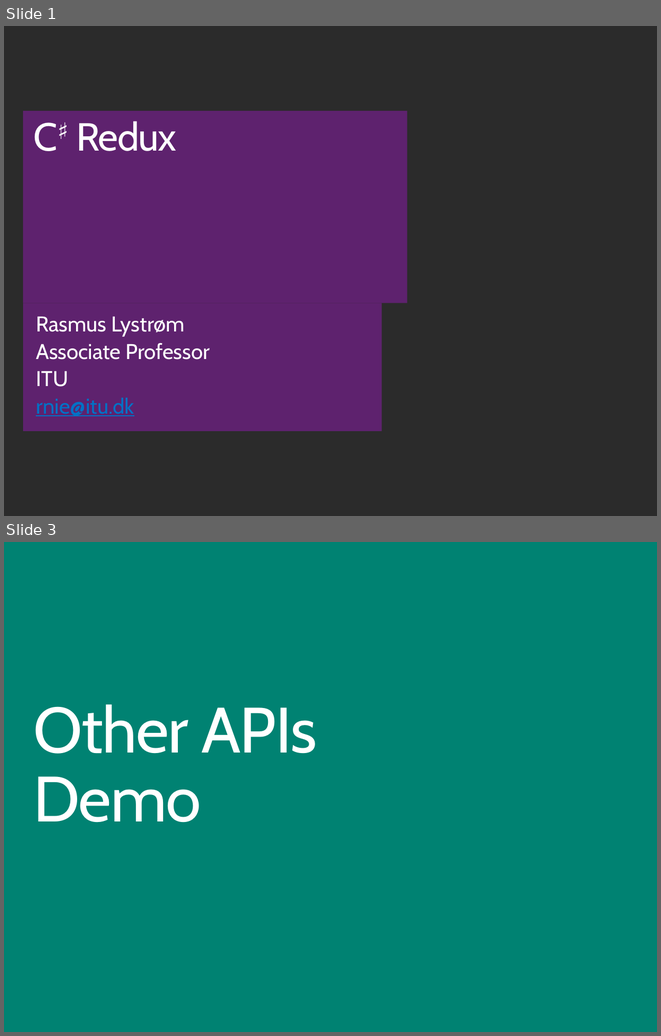
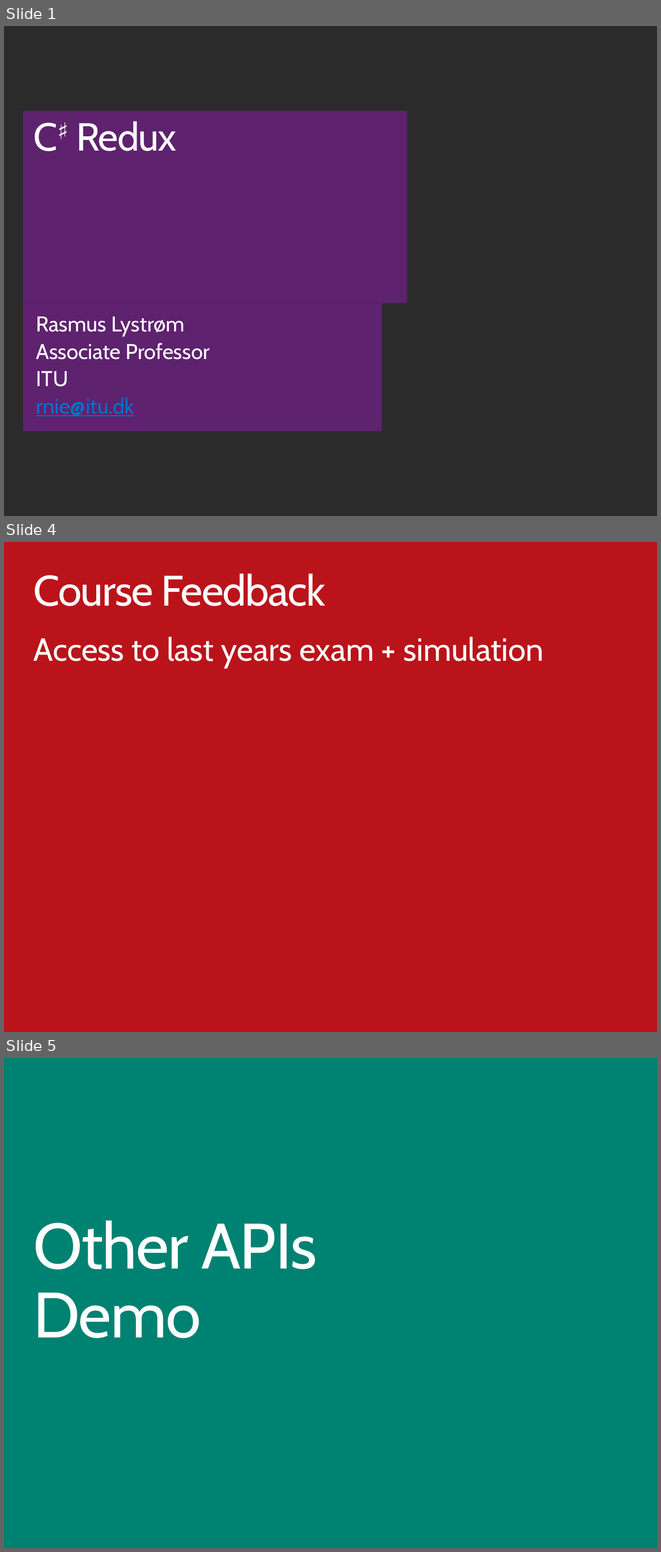
Before and after one commit to ondfisk/BDSA2018, a slide deck: Slides/Lecture11 - CSharp Redux.pptx. Shown one above the other, each under a label of ours: slides 1 and 3 before the commit, slides 1, 4 and 5 after it; the slides between them are not shown. The pictures are 661x1036 and 661x1552 pixels, drawn with LibreOffice and Linux fonts; fonts in the diff are those of the drawing; background and template pictures are left out; a plain dark background stands for a picture behind light text. Boxes give left, top, right and bottom in pixels: in the first picture for what was removed or moved away, otherwise in the second. Text is boxed around its words. In the diff, an @@ line names an element or a change of style, - is before the commit and + after.

```diff
--- a/Slides/Lecture11 - CSharp Redux.pptx
+++ b/Slides/Lecture11 - CSharp Redux.pptx
@@ slide 4 added at (4,542,657,1032), background #BA141A @@
@@ title added at (33,573,326,606), 48 pt, text #FFFFFF @@
+Course Feedback
@@ text added at (34,636,544,668), 36 pt, text #FFFFFF @@
+Access to last years exam + simulation
@@ what was slide 3 is now slide 5 @@
```
Also in this commit, not shown: 3 slides changed, 1 other slide added.
